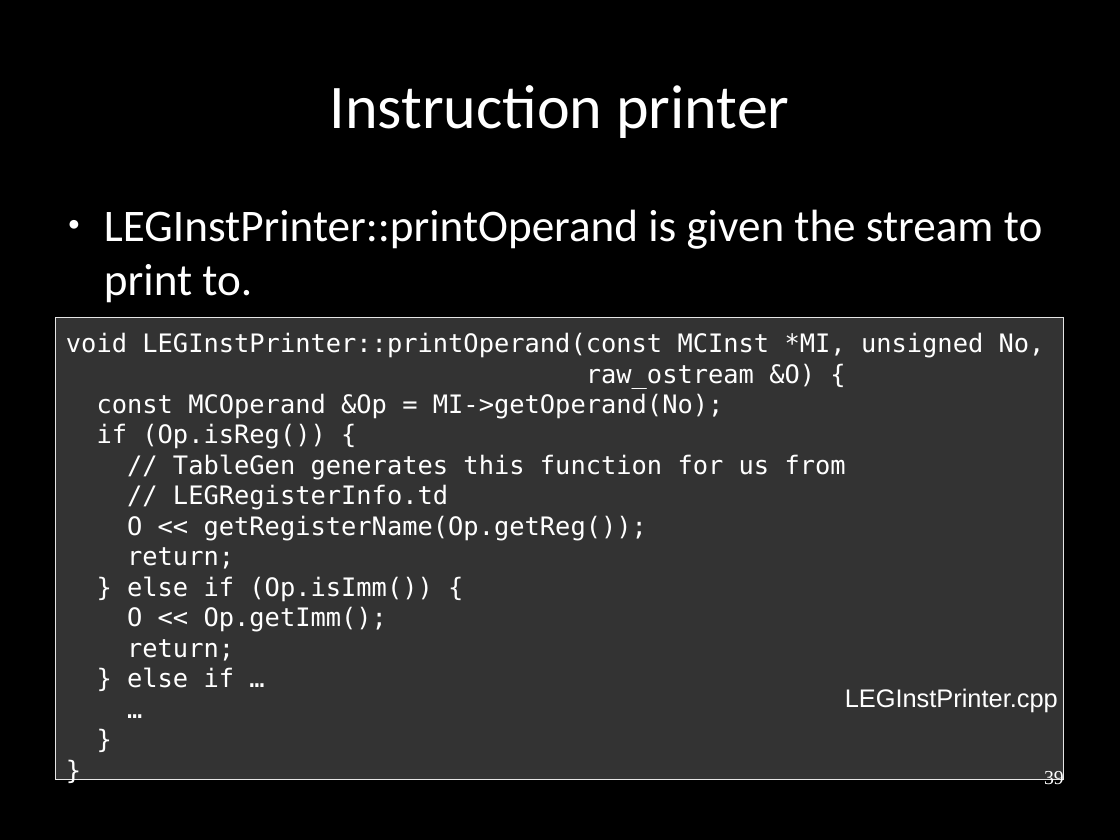
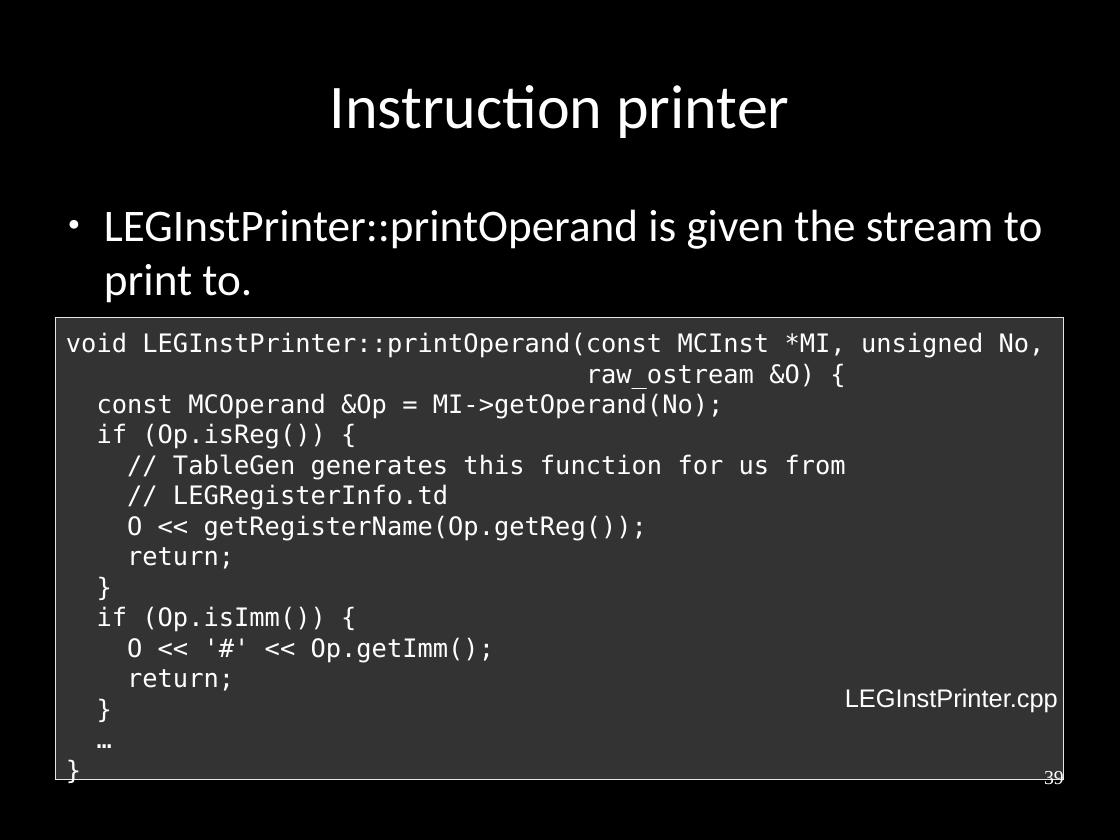
Before and after one commit to frasercrmck/llvm-leg, a slide deck: slide 39 of docs/Codeplay/Slides.odp. Drawn at 1120x840 pixels with LibreOffice and Linux fonts; fonts in the diff are those of the drawing. Boxes give left, top, right and bottom in pixels: in the first picture for what was removed or moved away, otherwise in the second. Text is boxed around its words. In the diff, an @@ line names an element or a change of style, - is before the commit and + after.

```diff
--- a/docs/Codeplay/Slides.odp
+++ b/docs/Codeplay/Slides.odp
@@ text in rectangle at [56,317,1064,780]: paragraph removed @@
-}
@@ text in rectangle at [97,606,494,663]: text changed @@
-} else if (Op.isImm()) {
-O << Op.getImm();
+}
+if (Op.isImm()) {
+O << '#' << Op.getImm();
@@ text in rectangle at [127,667,235,688]: text changed @@
-} else if …
+}
```
Also in this commit, not shown: 2 other slides changed, 1 other file.
